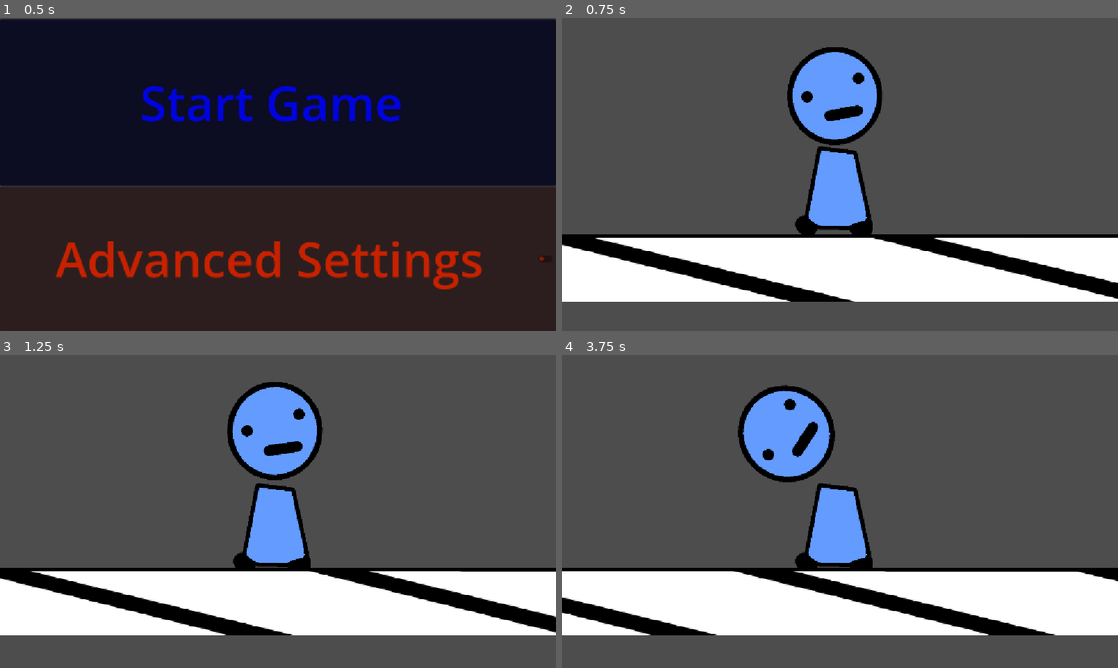
Above: before the commit, frames 1-4 (two rows, left to right).
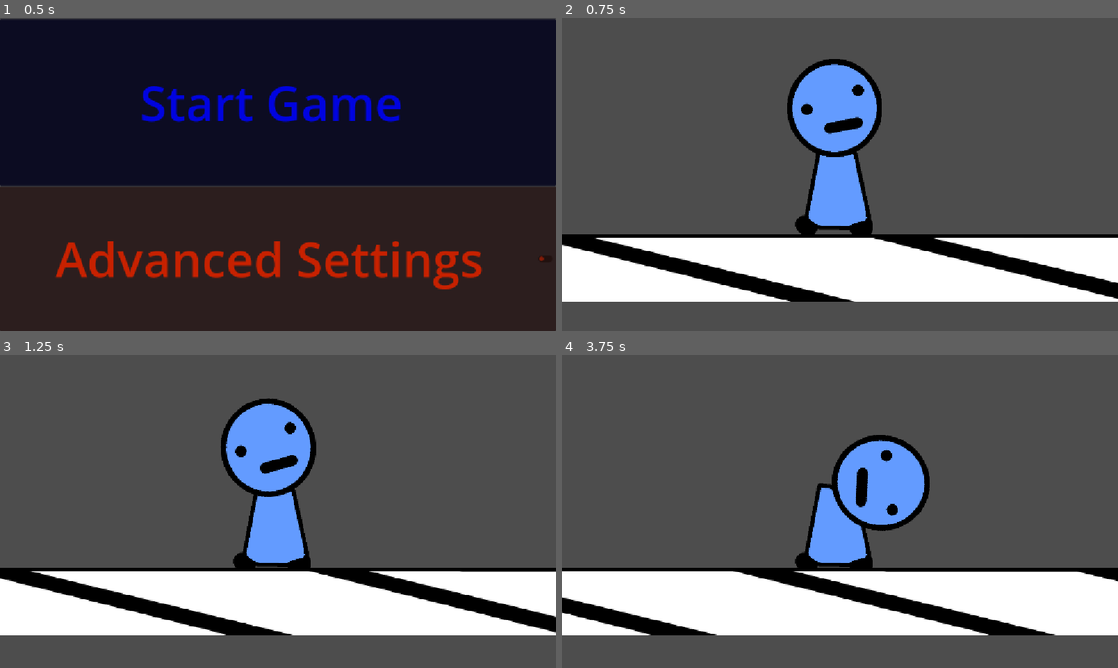
Above: after the commit, the same moments.

Repository: average4136/head-over-heels-game
Game: Godot game, scene res://Scenes/main_menu.tscn
The game is run twice, just before and just after one commit, with the same random seed, the same clock (stepped at 60 frames per second) and the same inputs.
Inputs:
- Up to frame 1 (0.5 s): no input
- Up to frame 2 (0.75 s): click "Start Game" at 0.5 s
- Up to frame 3 (1.25 s): no input
- Up to frame 4 (3.75 s): tap Enter (ui_accept) at 1.25, 1.52, 2.27 s; hold Right (ui_right) 1.28-2.78 s; hold Left (ui_left) 2.78-3.53 s; hold Right (ui_right) from 3.53 s (still down)

Frame 1 is identical in both runs. In frame 2, 2.8% of the frame differs, in the area x 40-58%, y 9-45%; in frame 3, 3.3%; in frame 4, 8.3%, in the area x 31-67%, y 9-57%.

Commit message:
bobble head with generally good movement, no physics

Diff:
--- a/Scenes/game.tscn
+++ b/Scenes/game.tscn
@@ -28,8 +28,9 @@
 position = Vector2(3, -251)
 
 [node name="DampedSpringJoint2D" type="DampedSpringJoint2D" parent="." unique_id=1649503852]
-position = Vector2(0, -169)
+position = Vector2(2, -164)
 node_a = NodePath("../Player")
 node_b = NodePath("../Head")
-length = 4.0
+length = 2.0
 stiffness = 64.0
+damping = 16.0
--- a/Scenes/head.tscn
+++ b/Scenes/head.tscn
@@ -7,7 +7,7 @@
 radius = 100.005
 
 [node name="Head" type="RigidBody2D" unique_id=1858516502]
-gravity_scale = -1.621
+constant_force = Vector2(0, 100)
 script = ExtResource("1_dnf71")
 
 [node name="Sprite2D" type="Sprite2D" parent="." unique_id=278416466]
